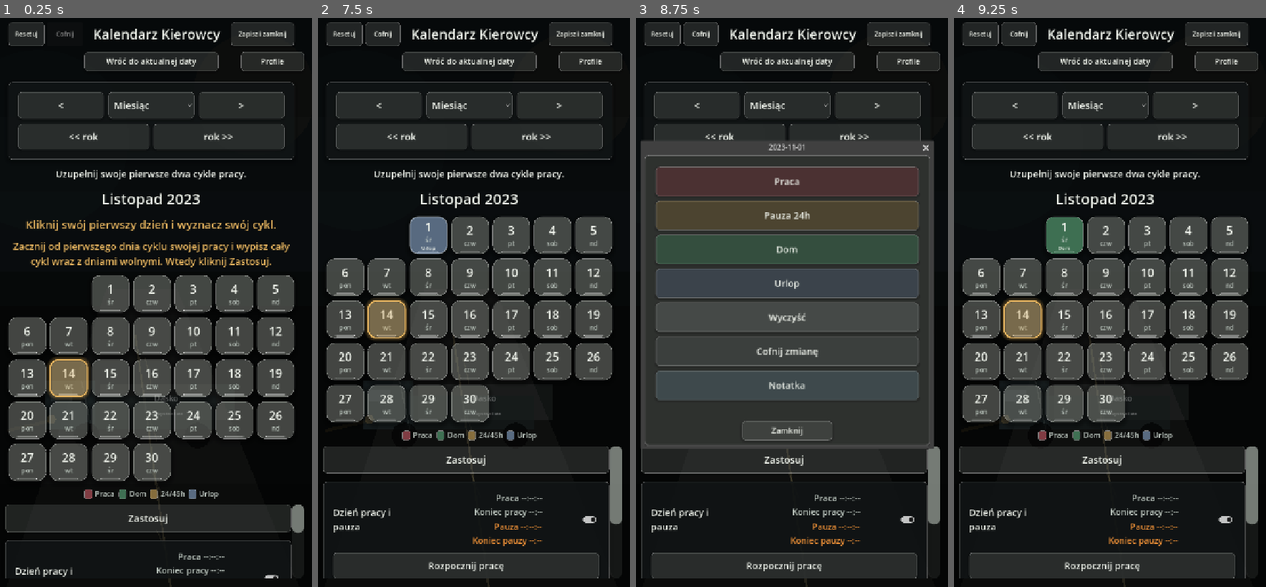
Above: before the commit, frames 1-4 (left to right).
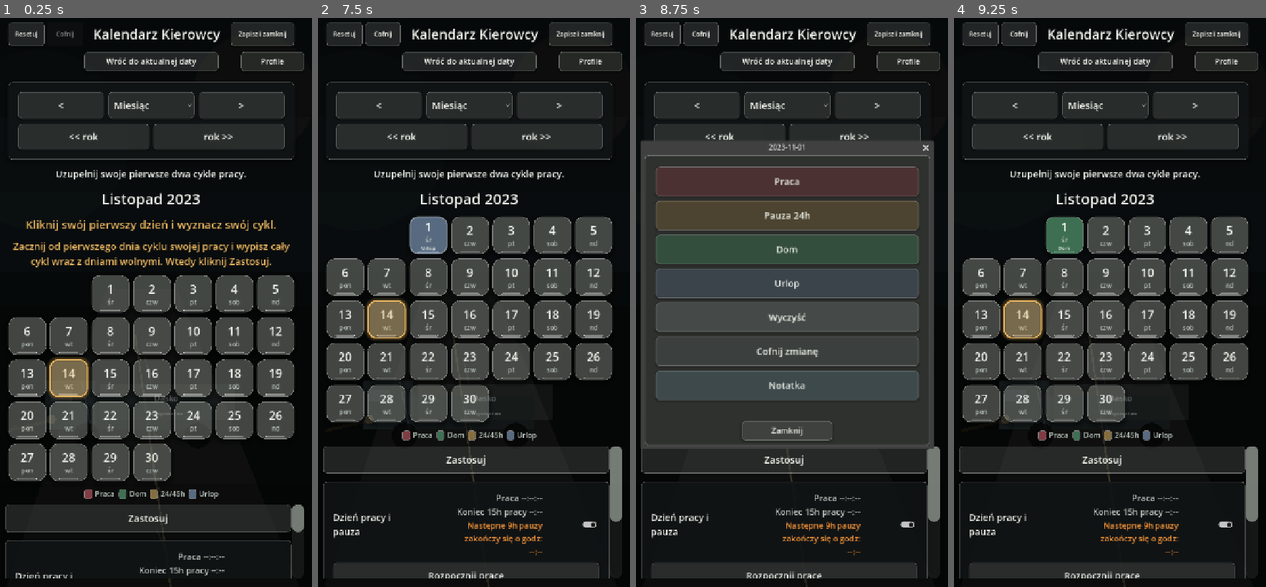
Above: after the commit, the same moments.

Repository: ElKlient/IDOL-Genesis
Game: Godot game, scene res://scenes/main.tscn
Two runs of this game, one before a commit and one after it. Both use one fixed random seed, a clock stepped at 60 frames per second and the inputs below.
Inputs (mouse positions are in pixels of both pictures, inside the frame that each line leads up to):
- Up to frame 1 (0.25 s): no input
- Up to frame 2 (7.5 s): click "Zapisz i zamknij" at 0.5 s; click "Cofnij" at 1.25 s; click "<" at 2 s; click "Miesiąc" at 2.75 s; click ">" at 3.5 s; click "<< rok" at 4.25 s; click "rok >>" at 5 s; click (427, 291) at 5.77 s; click (470, 291) at 6.52 s; click (511, 291) at 7.27 s
- Up to frame 3 (8.75 s): click (745, 234) at 8.02 s
- Up to frame 4 (9.25 s): click (1106, 234) at 8.77 s

The runs differ from the first frame. In frame 1, 0.4% of the frame differs, in the area x 5-98%, y 89-99%; in frame 2, 2.7%, in the area x 5-98%, y 86-99%; in frame 3, 2.7%; in frame 4, 2.7%.

Commit message:
Clarify rest-after-work timer

Diff:
--- a/scripts/main.gd
+++ b/scripts/main.gd
@@ -1025,7 +1025,7 @@
 	timer_stack.size_flags_horizontal = Control.SIZE_SHRINK_END
 	header.add_child(timer_stack)
 
-	work_timer_label = _make_label("Praca --:--:--\nKoniec pracy --:--", 19, COLOR_TEXT_MUTED)
+	work_timer_label = _make_label("Praca --:--:--\nKoniec 15h pracy --:--", 19, COLOR_TEXT_MUTED)
 	work_timer_label.horizontal_alignment = HORIZONTAL_ALIGNMENT_RIGHT
 	work_timer_label.vertical_alignment = VERTICAL_ALIGNMENT_CENTER
 	work_timer_label.custom_minimum_size = Vector2(310, 62)
@@ -1033,10 +1033,10 @@
 	work_timer_label.visible = true
 	timer_stack.add_child(work_timer_label)
 
-	rest_after_work_label = _make_label("Pauza --:--:--\nKoniec pauzy --:--", 19, Color(0.96, 0.58, 0.22))
+	rest_after_work_label = _make_label("Następne 9h pauzy\nzakończy się o godz:\n--:--", 18, Color(0.96, 0.58, 0.22))
 	rest_after_work_label.horizontal_alignment = HORIZONTAL_ALIGNMENT_RIGHT
 	rest_after_work_label.vertical_alignment = VERTICAL_ALIGNMENT_CENTER
-	rest_after_work_label.custom_minimum_size = Vector2(310, 62)
+	rest_after_work_label.custom_minimum_size = Vector2(310, 76)
 	rest_after_work_label.size_flags_horizontal = Control.SIZE_SHRINK_END
 	rest_after_work_label.visible = true
 	timer_stack.add_child(rest_after_work_label)
@@ -1933,10 +1933,10 @@
 		return
 
 	if work_start_unix <= 0:
-		work_timer_label.text = "Praca --:--:--\nKoniec pracy --:--"
+		work_timer_label.text = "Praca --:--:--\nKoniec 15h pracy --:--"
 		work_timer_label.visible = true
 		work_timer_label.add_theme_color_override("font_color", COLOR_TEXT_MUTED)
-		rest_after_work_label.text = "Pauza --:--:--\nKoniec pauzy --:--"
+		rest_after_work_label.text = "Następne 9h pauzy\nzakończy się o godz:\n--:--"
 		rest_after_work_label.visible = true
 		rest_after_work_label.add_theme_color_override("font_color", Color(0.96, 0.58, 0.22))
 		return
@@ -1944,14 +1944,9 @@
 	var now_unix := int(Time.get_unix_time_from_system())
 	var limit_end_unix := work_start_unix + TEST_WORK_LIMIT_SECONDS
 	var rest_end_unix := limit_end_unix + TEST_REST_AFTER_WORK_SECONDS
-	var rest_count_from_unix: int = maxi(now_unix, limit_end_unix)
-	var rest_remaining_seconds: int = maxi(0, rest_end_unix - rest_count_from_unix)
 	rest_after_work_label.visible = true
 	rest_after_work_label.add_theme_color_override("font_color", Color(0.96, 0.58, 0.22))
-	rest_after_work_label.text = "Pauza %s\nKoniec pauzy %s" % [
-		_format_countdown(rest_remaining_seconds),
-		_format_unix_clock(rest_end_unix),
-	]
+	rest_after_work_label.text = "Następne 9h pauzy\nzakończy się o godz:\n%s" % _format_unix_clock(rest_end_unix)
 
 	if work_end_unix > 0:
 		work_timer_label.text = "Praca zakończona\n%s" % _format_unix_clock(work_end_unix)
@@ -1964,7 +1959,7 @@
 	var end_clock := _format_unix_clock(limit_end_unix)
 	work_timer_label.visible = true
 	work_timer_label.add_theme_color_override("font_color", Color(0.62, 0.92, 0.64))
-	work_timer_label.text = "Praca %s\nKoniec pracy %s" % [remaining_text, end_clock]
+	work_timer_label.text = "Praca %s\nKoniec 15h pracy %s" % [remaining_text, end_clock]
 
 	if work_status_label != null:
 		work_status_label.text = "Praca rozpoczęta: %s. Limit 15h kończy się: %s. Zostało: %s." % [
